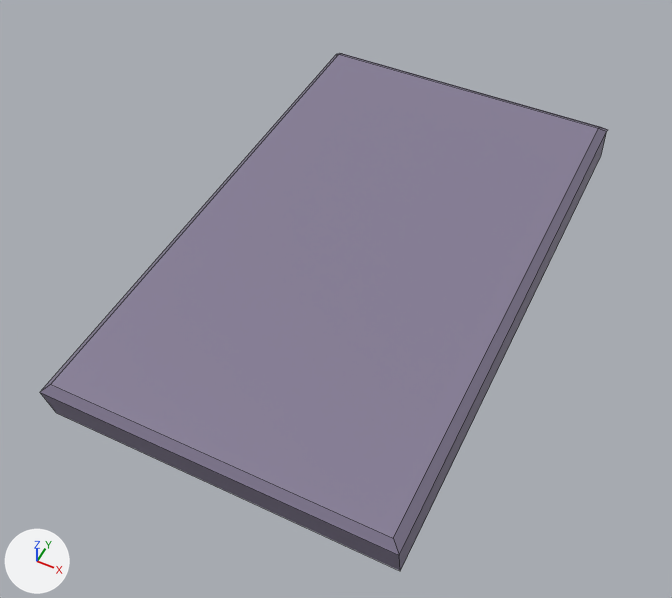
Before and after pictures for a commit that changed the FBX model CrazyBots/Assets/Blender/Engine1.fbx.
One viewpoint serves both versions: a 50 mm camera at (0.621, -1.382, 1.605) aimed at (-0.006, -0.128, 0.038). The axes (+X, +Y, +Z) are drawn at lower left. The lights are the same throughout. Mesh edges are drawn as thin lines.
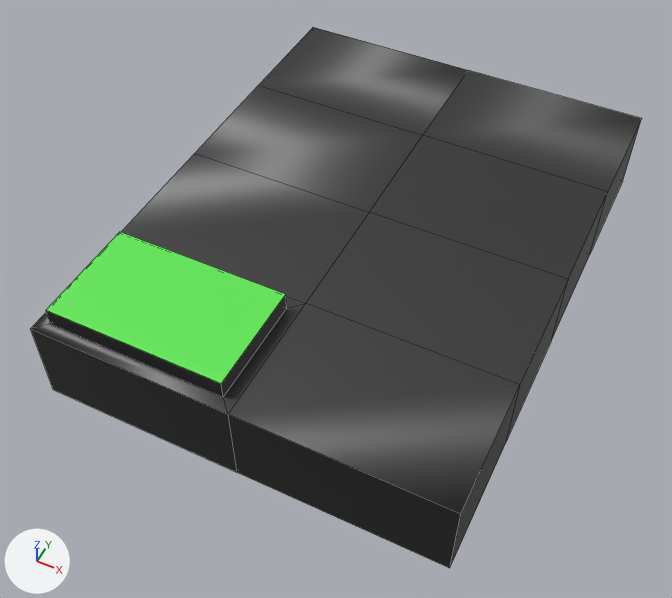
Changed parts and their boxes (x1, y1, x2, y2) in the pictures (672 x 598 px):
'Cylinder', reshaped, turned: before (40, 53, 608, 571); after (31, 27, 642, 568)

The change, as a diff of the scene's bpy script:
```diff
--- a/CrazyBots/Assets/Blender/Engine1.fbx.py
+++ b/CrazyBots/Assets/Blender/Engine1.fbx.py
@@ mat_material_002 @@
+mat_material_002 = principled_material('Material.002')
+mat_material_002.base_color = (0.0959, 0.0959, 0.0959)  # dark grey #575757
+mat_material_002.metallic = 1.0
@@ mat_material_003 @@
+mat_material_003 = principled_material('Material.003')
+mat_material_003.base_color = (0.113, 0.8, 0.0852)  # green #5ee752
@@ me_cylinder @@
 # used by ob_cylinder; location = (0.0, 0.0, 0.0); rotation_euler = (1.571, 0.0, 0.524), in degrees (90, 0, 30); scale = (0.01, 0.01, 0.01)
-me_cylinder.from_pydata(...)  # 16 vertices, 14 faces; spans x -67.0..66.0, y 2.0..13.0, z -76.0..77.0
-me_cylinder.materials.append(mat_material)  # purple #867d96
-me_cylinder.materials.append(mat_material_001)  # pink #e7003b
+me_cylinder.from_pydata(...)  # 38 vertices, 36 faces; spans x -44.0..46.0, y 1.0..25.0, z -60.0..60.0
+# me_cylinder part 1: the whole mesh is rebuilt
+me_cylinder.materials.append(mat_material_002)  # dark grey #575757
+me_cylinder.materials.append(mat_material_003)  # green #5ee752
@@ ob_cylinder @@
 ob_cylinder.location = (0.0, 0.0, 0.0)
-ob_cylinder.rotation_euler = (1.571, 0.0, 0.524)  # degrees (90, 0, 30)
+ob_cylinder.rotation_euler = (1.571, 0.0, 0.0)  # degrees (90, 0, 0)
 ob_cylinder.scale = (0.01, 0.01, 0.01)
```
